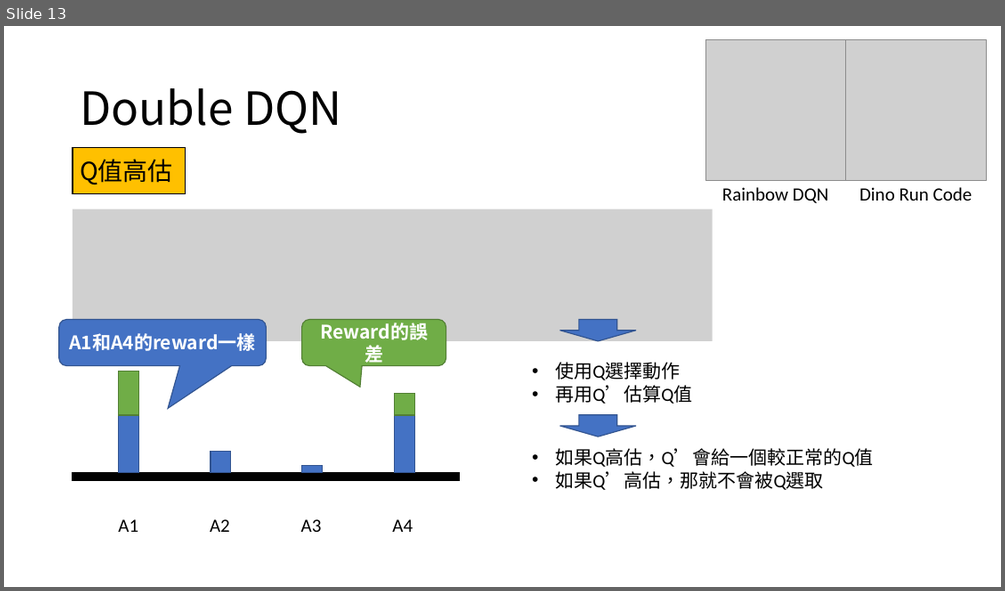
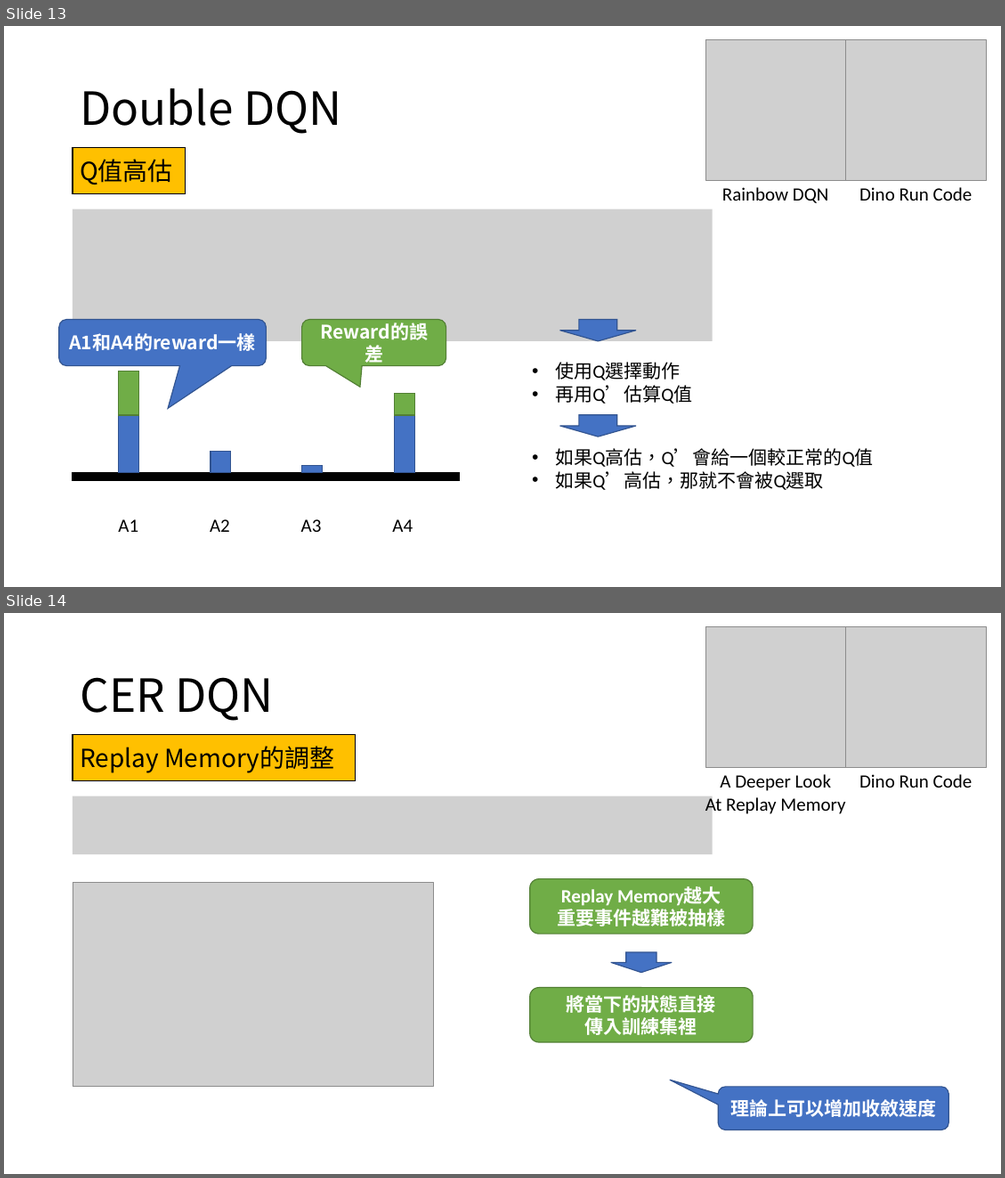
Before and after one commit to 312707047/Dino-Run-with-Rainbow-DQN, a slide deck: 107302002.pptx. Shown one above the other, each under a label of ours: slide 13 before the commit, slides 13 and 14 after it. The pictures are 1005x591 and 1005x1178 pixels, drawn with LibreOffice and Linux fonts; fonts in the diff are those of the drawing; grey boxes stand for pictures. Boxes give left, top, right and bottom in pixels: in the first picture for what was removed or moved away, otherwise in the second. Text is boxed around its words. In the diff, an @@ line names an element or a change of style, - is before the commit and + after.

```diff
--- a/107302002.pptx
+++ b/107302002.pptx
@@ slide 14 added at [4, 613, 1001, 1174], background #FFFFFF @@
@@ picture added at [705, 627, 846, 768] @@
@@ picture added at [846, 627, 987, 768] @@
@@ title added at [80, 677, 274, 721], 44 pt, text #000000 @@
+CER DQN
@@ rectangle added at [73, 735, 356, 781], fill #FFC000, outline #000000 1 pt, 24 pt, text #000000 @@
+Replay Memory的調整
@@ picture added at [73, 796, 713, 854] @@
@@ text added at [705, 774, 845, 814], 18 pt, text #000000 @@
+A Deeper Look
+At Replay Memory
@@ text added at [859, 774, 972, 787], 18 pt, text #000000 @@
+Dino Run Code
@@ rounded rectangle added at [530, 879, 752, 933], fill #70AD47, outline #538035 1 pt, 18 pt, text #FFFFFF, bold @@
+Replay Memory越大
+重要事件越難被抽樣
@@ picture added at [73, 882, 433, 1086] @@
@@ down arrow added at [611, 952, 672, 973], fill #4472C4, outline #325491 1 pt @@
@@ rounded rectangle added at [530, 988, 752, 1042], fill #70AD47, outline #538035 1 pt, 18 pt, text #FFFFFF, bold @@
+將當下的狀態直接
+傳入訓練集裡
@@ rounded speech box added at [718, 1086, 948, 1130], fill #4472C4, outline #325491 1 pt, 18 pt, text #FFFFFF, bold @@
+理論上可以增加收斂速度
```
Also in this commit, not shown: 2 slides changed, 5 other slides added, 25 other files.
